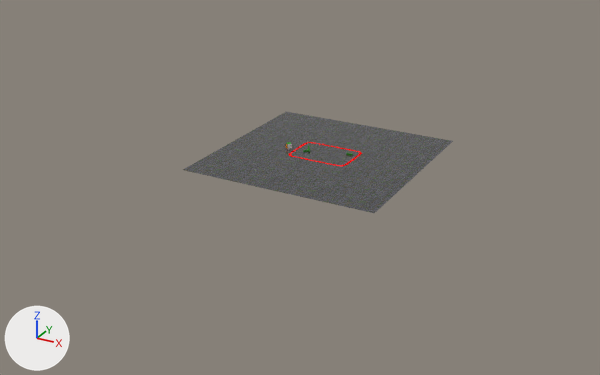
An edit to the Blender file res-src/simple_loop.blend, drawn before and after from the same camera.
Both versions are drawn from a camera (50 mm lens) standing at (282.0, -551.0, 243.0) and looking at (-11.0, -19.0, -23.0). Arrows for +X, +Y and +Z are at lower left; the lights stay in place.

In view in the first picture: 'Floor'.
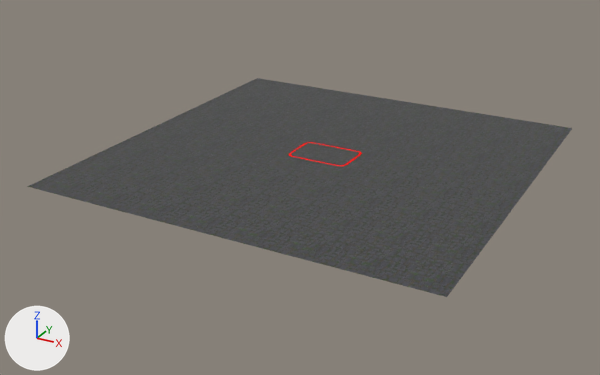
What differs and where, as boxes [x1, y1, x2, y2] in the pictures (600 x 375 px):
'Floor', reshaped (101% wider, 116% taller)
    before: [183, 112, 453, 213]
    after: [27, 78, 572, 297]

The change, as a diff of the scene's bpy script:
```diff
--- a/res-src/simple_loop.blend.py
+++ b/res-src/simple_loop.blend.py
@@ me_plane @@
 me_plane.from_pydata(...)  # 4 vertices, 1 face; spans x -80.0..80.0, y -80.0..80.0, z 0.0
 # used by ob_floor; location = (0.0, 0.0, 0.0)
-me_plane.vertices[0].co = (-80.0, -80.0, 0.0)  # pixel (182, 169)
-me_plane.vertices[1].co = (80.0, -80.0, 0.0)  # pixel (374, 213)
-me_plane.vertices[2].co = (-80.0, 80.0, 0.0)  # pixel (286, 111)
-me_plane.vertices[3].co = (80.0, 80.0, 0.0)  # pixel (453, 140)
+# me_plane part 1
+me_plane.vertices[0].co = (-160.0, -160.0, 0.0)  # pixel (27, 186)
+me_plane.vertices[1].co = (160.0, -160.0, 0.0)  # pixel (446, 297)
+me_plane.vertices[2].co = (-160.0, 160.0, 0.0)  # pixel (257, 78)
+me_plane.vertices[3].co = (160.0, 160.0, 0.0)  # pixel (572, 128)
 me_plane.materials.append(mat_mat_floor)
```
